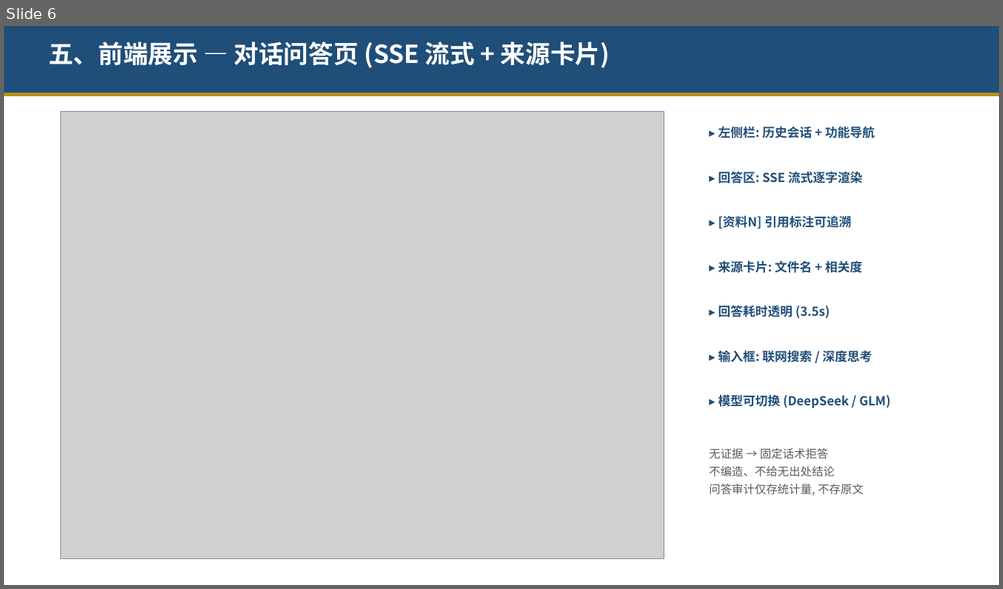
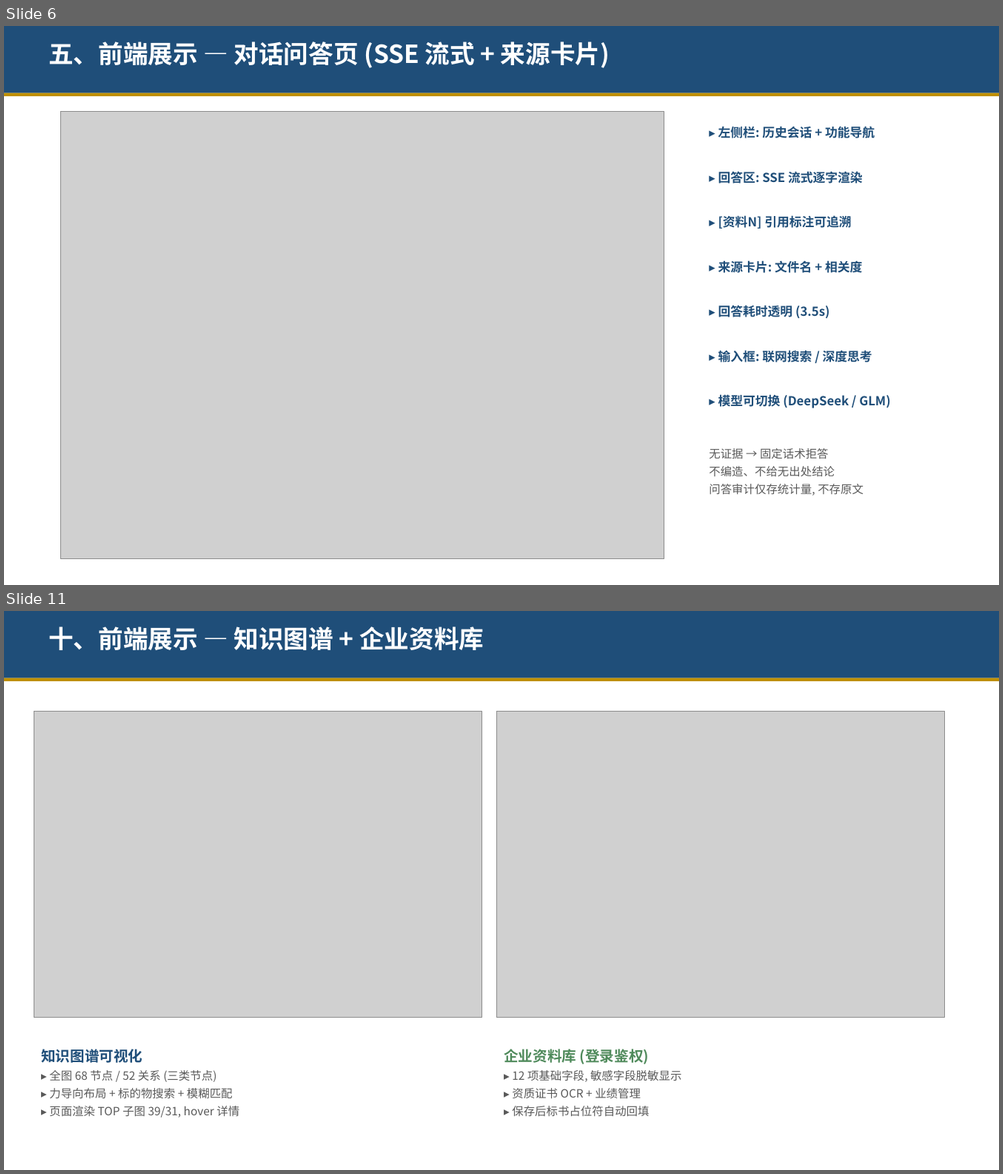
Before and after one commit to wuyang-vs/Bidding_QA_Chatbot, a slide deck: 招投标RAG智能问答系统介绍.pptx. Shown one above the other, each under a label of ours: slide 6 before the commit, slides 6 and 11 after it; the slides between them are not shown. The pictures are 1003x589 and 1003x1174 pixels, drawn with LibreOffice and Linux fonts; fonts in the diff are those of the drawing; grey boxes stand for pictures. Boxes give left, top, right and bottom in pixels: in the first picture for what was removed or moved away, otherwise in the second. Text is boxed around its words. In the diff, an @@ line names an element or a change of style, - is before the commit and + after.

Commit message:
docs(ppt): 系统介绍PPT新增5页前端展示,覆盖6大页面38项功能全部完整
- 新增: 数据看板/文件解析/标书生成/图谱+企业资料库 4页

- 更新: 结束页加'十四、总结'标题,编号顺延

- 总页数 11->16, 前端从4页扩展到9页

```diff
--- a/招投标RAG智能问答系统介绍.pptx
+++ b/招投标RAG智能问答系统介绍.pptx
@@ slide 11 added at [4,611,999,1170], background #FFFFFF @@
@@ rectangle added at [4,611,999,678], fill #1F4E79 @@
@@ text added at [48,627,484,650], 24 pt, text #FFFFFF, bold @@
+十、前端展示 — 知识图谱 + 企业资料库
@@ rectangle added at [4,678,999,681], fill #BF8F00 @@
@@ picture added at [34,712,481,1017] @@
@@ picture added at [496,712,944,1017] @@
@@ text added at [41,1049,239,1118], 11 pt, text #595959 @@
+知识图谱可视化
+▸ 全图 68 节点 / 52 关系 (三类节点)
+▸ 力导向布局 + 标的物搜索 + 模糊匹配
+▸ 页面渲染 TOP 子图 39/31, hover 详情
@@ text added at [504,1049,681,1116], 11 pt, text #595959 @@
+企业资料库 (登录鉴权)
+▸ 12 项基础字段, 敏感字段脱敏显示
+▸ 资质证书 OCR + 业绩管理
+▸ 保存后标书占位符自动回填
```
Also in this commit, not shown: 6 slides changed, 3 other slides added, 1 other file.
